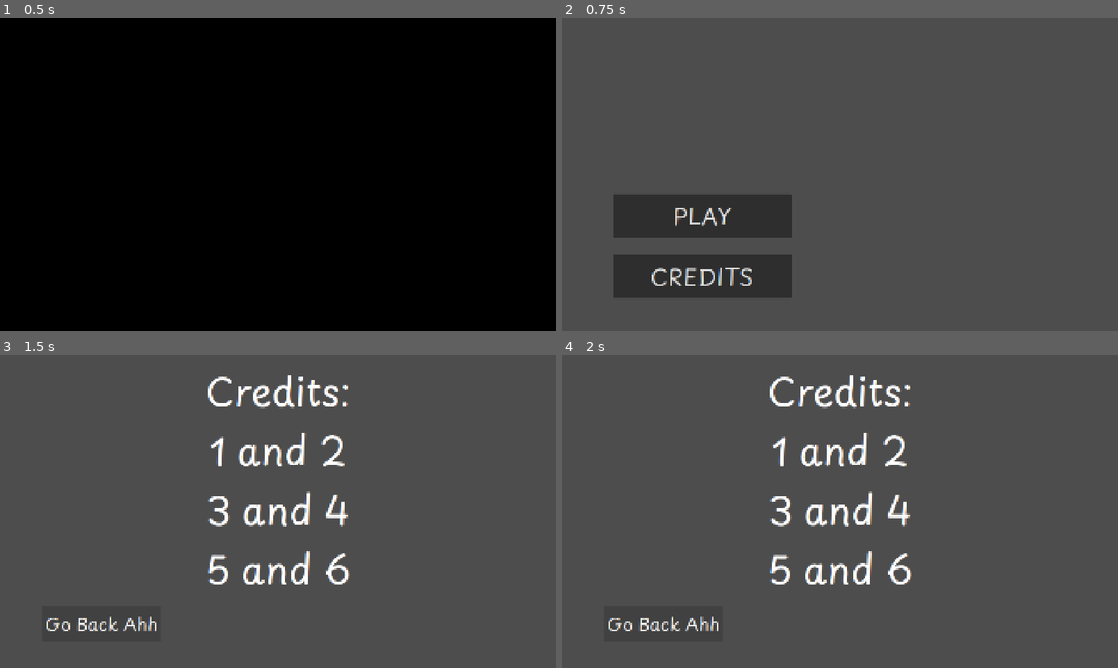
Above: before the commit, frames 1-4 (two rows, left to right).
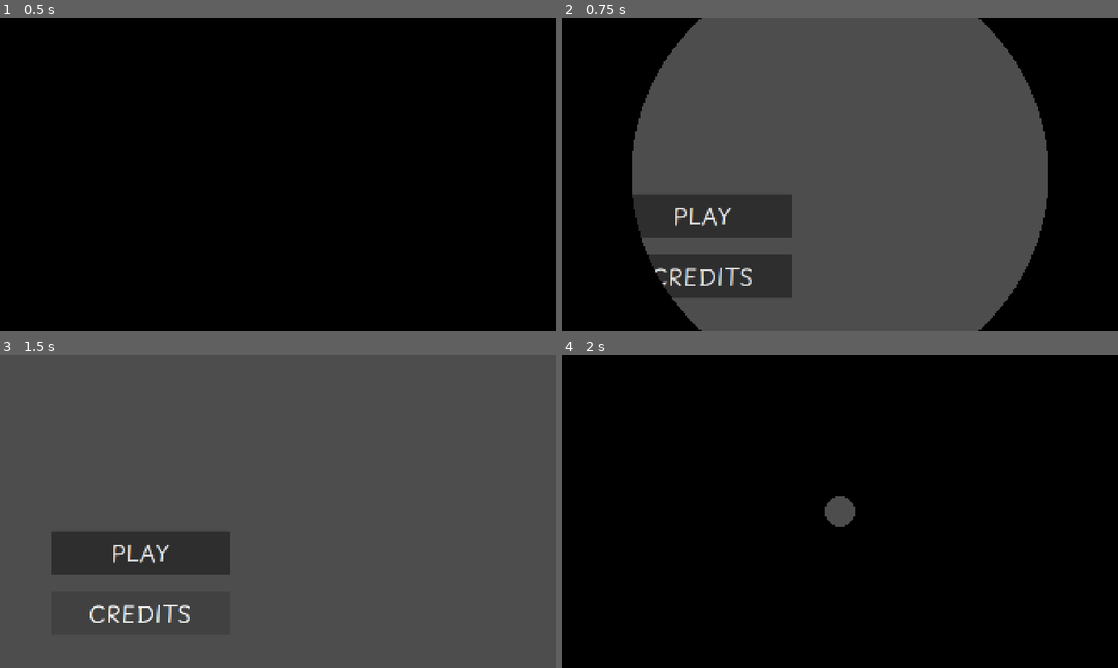
Above: after the commit, the same moments.

Repository: milkeotothemoon/GMTK-26---Boys-at-the-Back
Game: Godot game, scene res://scenes/main/Main.tscn
Two runs of this game, one before a commit and one after it. Both use one fixed random seed, a clock stepped at 60 frames per second and the inputs below. Video files are missing from this copy of the repository; at most half a second of black plays in their place.
Inputs (mouse positions are in pixels of both pictures, inside the frame that each line leads up to):
- Up to frame 1 (0.5 s): no input
- Up to frame 2 (0.75 s): tap Enter at 0.5 s; move the mouse to (962, 158) at 0.52 s; click (962, 158) at 0.67 s
- Up to frame 3 (1.5 s): click "CREDITS" at 1.25 s
- Up to frame 4 (2 s): no input

Frame 1 is identical in both runs. In frame 2, 33% of the frame differs, in the area x 0-100%, y 0-100%; in frame 3, 8.4%; in frame 4, 100%.

Commit message:
debugging

Diff:
--- a/project.godot
+++ b/project.godot
@@ -33,11 +33,11 @@
 
 [layer_names]
 
-2d_render/layer_1="world"
-2d_render/layer_2="physics_objects"
-2d_render/layer_3="sound_items"
-2d_render/layer_4="utils"
-2d_render/layer_5="connectors"
+2d_physics/layer_1="world"
+2d_physics/layer_2="physics_objects"
+2d_physics/layer_3="sound_items"
+2d_physics/layer_4="utils"
+2d_physics/layer_5="connectors"
 
 [physics]
 
--- a/scenes/items/connectors/String.tscn
+++ b/scenes/items/connectors/String.tscn
@@ -12,6 +12,7 @@
 
 [node name="String" type="RigidBody2D" unique_id=2132272005]
 script = ExtResource("1_flcbc")
+snaps_on_hit = true
 item_id = "string"
 display_name = "String"
 cell_size = Vector2i(3, 1)
--- a/scenes/items/modifiers/CassetteTape.tscn
+++ b/scenes/items/modifiers/CassetteTape.tscn
@@ -18,7 +18,6 @@
 replays_on_hit = true
 item_id = "cassette_tape"
 display_name = "Cassette Tape"
-is_dynamic = true
 
 [node name="CollisionShape2D" type="CollisionShape2D" parent="." unique_id=654832747]
 shape = SubResource("RectangleShape2D_7a8l0")
--- a/scenes/items/sound/Chicken.tscn
+++ b/scenes/items/sound/Chicken.tscn
@@ -15,6 +15,9 @@
 freeze = true
 freeze_mode = 1
 script = ExtResource("1_3txgw")
+decibel_value = 5.0
+item_id = "chicken"
+display_name = "Chicken"
 
 [node name="CollisionShape2D" type="CollisionShape2D" parent="." unique_id=1881094075]
 shape = SubResource("RectangleShape2D_mlye7")
--- a/scripts/items/behaviors/bell.gd
+++ b/scripts/items/behaviors/bell.gd
@@ -1,11 +1,31 @@
 extends SoundItem
+
+var _dropped: bool = false
+
+func _ready() -> void:
+	super._ready()
+	can_retrigger = true
+	contact_monitor = true
+	max_contacts_reported = 4
+	body_entered.connect(_on_landed)
 
 func activate(source: Node = null) -> void:
 	if GameState.current_phase != GameState.Phase.RUN:
 		return
 	super.activate(source)
-	_drop()
+	if not _dropped:
+		_drop()
 
 func _drop() -> void:
+	_dropped = true
 	is_dynamic = true
 	freeze = false
+	set_deferred("collision_layer", 1 << 1)  # join physics_objects
+
+func _on_landed(body: Node) -> void:
+	if not _dropped or GameState.current_phase != GameState.Phase.RUN:
+		return
+	if body.has_method("activate"):
+		body.activate(self)
+	activate(self)
+	set_deferred("contact_monitor", false)
--- a/scripts/items/util_item.gd
+++ b/scripts/items/util_item.gd
@@ -15,12 +15,6 @@
 func _run_collision_layer() -> int:
 	return 1 << 3  # utils
 
-func _ready() -> void:
-	super._ready()
-	var area := get_node_or_null("EffectArea") as Area2D
-	if area:
-		area.body_entered.connect(_on_body_in_range)
-
 func power_on() -> void:
 	_powered = true
 
@@ -32,20 +26,24 @@
 	return false
 
 func activate(_source: Node = null) -> void:
-	power_on()
+	if has_engine_nearby():
+		power_on()
 
-func _on_body_in_range(body: Node) -> void:
-	if GameState.current_phase != GameState.Phase.RUN:
-		return
-	if not _powered:
+func _physics_process(_delta: float) -> void:
+	if GameState.current_phase != GameState.Phase.RUN or not _powered:
 		return
 	if one_shot and _used:
 		return
-	if not (body is RigidBody2D):
+	var area := get_node_or_null("EffectArea") as Area2D
+	if area == null:
 		return
-	_apply_to(body as RigidBody2D)
-	_used = true
-	effect_applied.emit()
+	for body in area.get_overlapping_bodies():
+		if body is RigidBody2D and not (body as RigidBody2D).freeze:
+			_apply_to(body as RigidBody2D)
+			_used = true
+			effect_applied.emit()
+			if one_shot:
+				return
 
 func _apply_to(body: RigidBody2D) -> void:
 	match effect_kind:
--- a/scripts/main/credits.gd
+++ b/scripts/main/credits.gd
@@ -1,4 +1,8 @@
 extends Node2D
 
+func _ready() -> void:
+	ScreenTransition.open()
+
 func _on_back_button_pressed() -> void:
+	await ScreenTransition.close()
 	get_tree().change_scene_to_file("res://scenes/main/Home.tscn")
--- a/scripts/main/home.gd
+++ b/scripts/main/home.gd
@@ -1,7 +1,12 @@
 extends Control
 
+func _ready() -> void:
+	ScreenTransition.open()
+
 func _on_play_button_pressed() -> void:
-	get_tree().change_scene_to_file.call_deferred("res://scenes/main/LevelSelection.tscn")
+	await ScreenTransition.close()
+	get_tree().change_scene_to_file("res://scenes/main/LevelSelection.tscn")
 
 func _on_credits_button_pressed() -> void:
-	get_tree().change_scene_to_file.call_deferred("res://scenes/main/Credits.tscn")
+	await ScreenTransition.close()
+	get_tree().change_scene_to_file("res://scenes/main/Credits.tscn")
